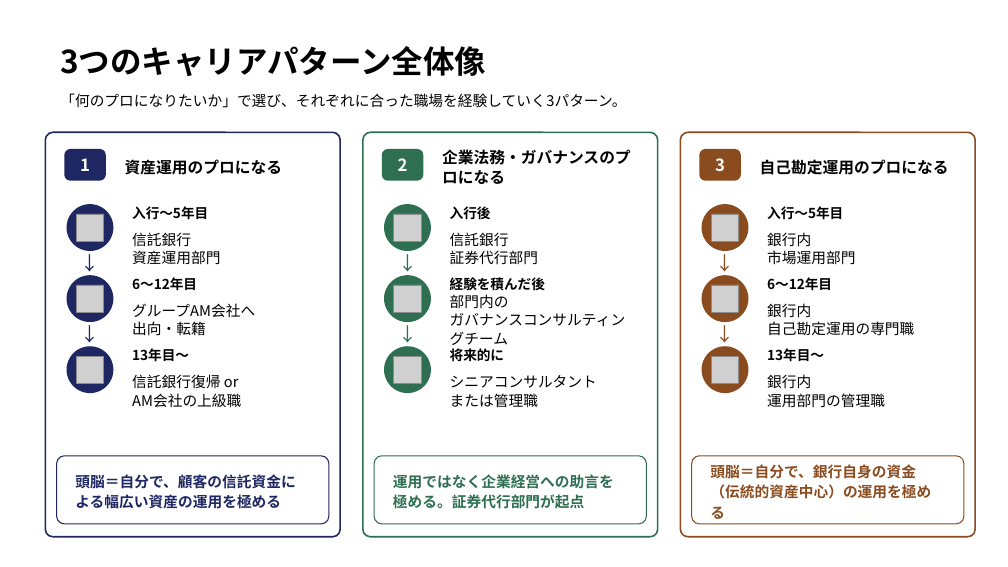
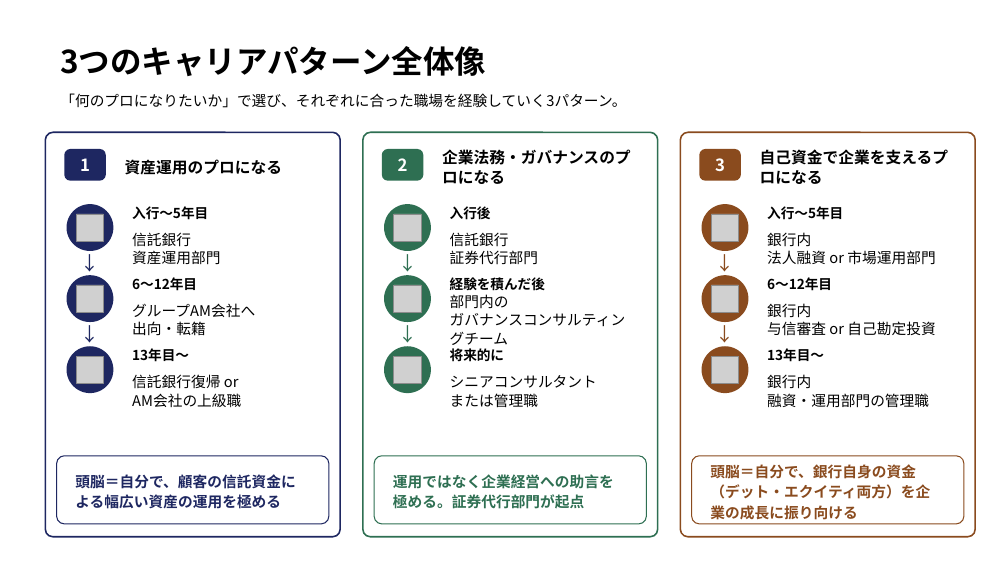
Before and after one commit to nasukazunori/NasuVault2, a slide deck: slide 4 of 信吾/銀行研究/添付ファイル/信託銀行キャリア形成モデル.pptx. Drawn at 1008x567 pixels with LibreOffice and Linux fonts; fonts in the diff are those of the drawing; grey boxes stand for pictures. Boxes give left, top, right and bottom in pixels: in the first picture for what was removed or moved away, otherwise in the second. Text is boxed around its words. In the diff, an @@ line names an element or a change of style, - is before the commit and + after.

```diff
--- a/信吾/銀行研究/添付ファイル/信託銀行キャリア形成モデル.pptx
+++ b/信吾/銀行研究/添付ファイル/信託銀行キャリア形成モデル.pptx
@@ text at <box>760,149,948,184</box>: text changed @@
-自己勘定運用のプロになる
+自己資金で企業を支えるプロになる
@@ text at <box>767,250,935,264</box>: text changed @@
-市場運用部門
+法人融資 or 市場運用部門
@@ text at <box>767,321,935,336</box>: text changed @@
-自己勘定運用の専門職
+与信審査 or 自己勘定投資
@@ text at <box>767,393,929,408</box>: text changed @@
-運用部門の管理職
+融資・運用部門の管理職
@@ text at <box>710,464,930,520</box>: text changed @@
-頭脳＝自分で、銀行自身の資金（伝統的資産中心）の運用を極める
+頭脳＝自分で、銀行自身の資金（デット・エクイティ両方）を企業の成長に振り向ける
```
Also in this commit, not shown: 4 other slides changed, 1 other file.
